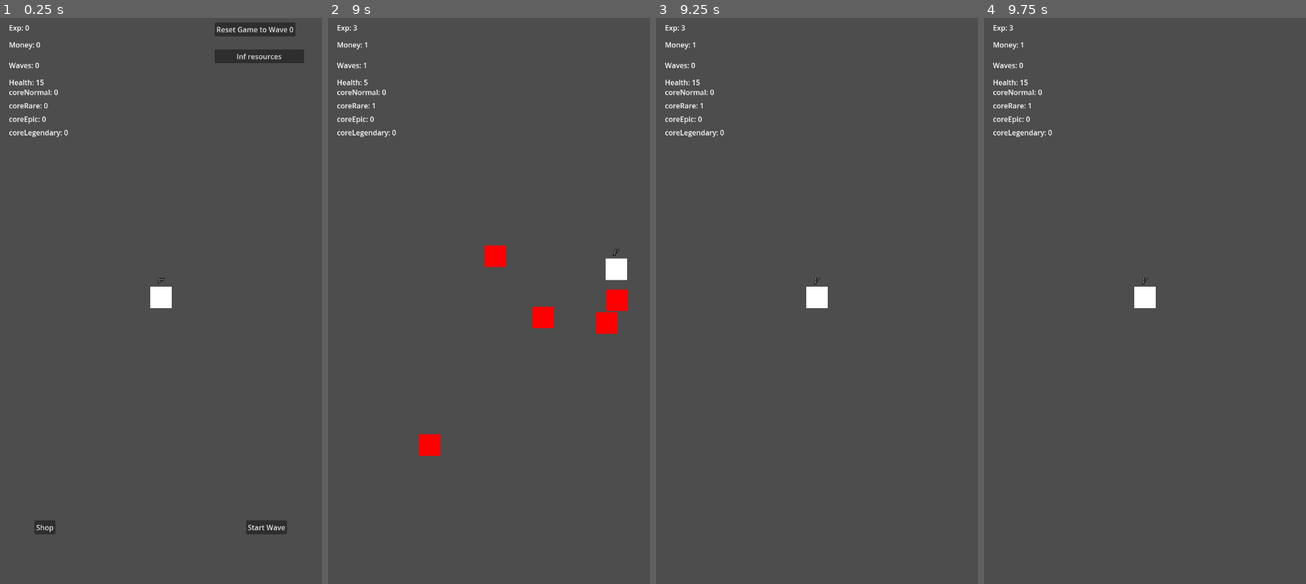
Above: before the commit, frames 1-4 (left to right).
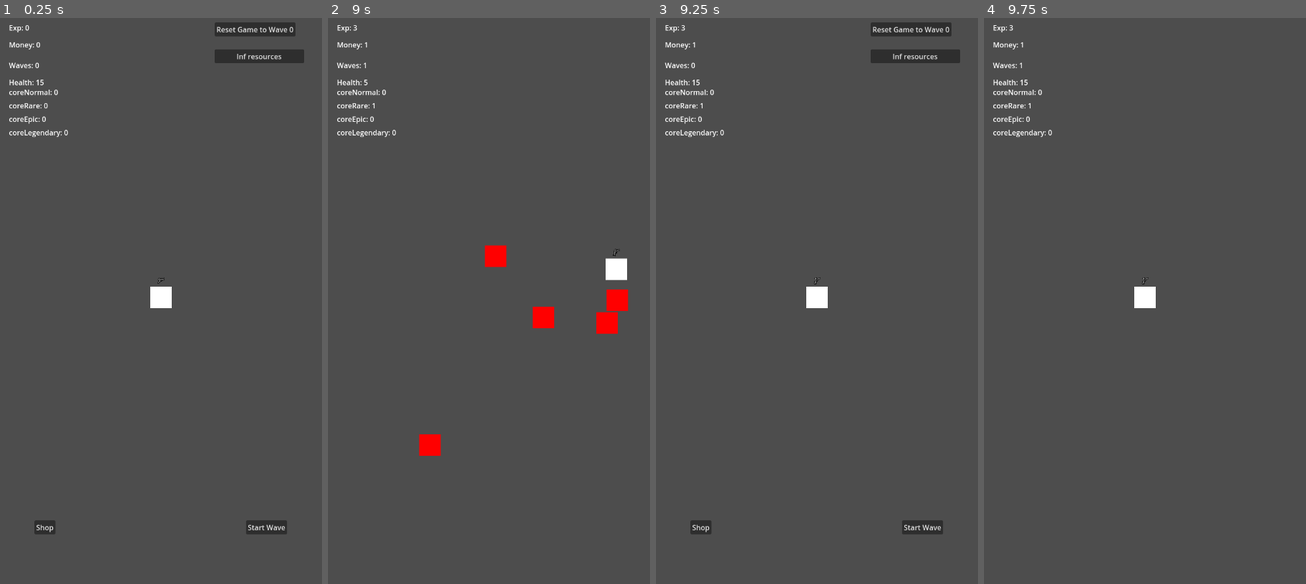
Above: after the commit, the same moments.

Repository: Davideee03/MobileComputing
Game: Godot game, scene res://Scenes/Towns/Town.tscn
Two runs of this game, one before a commit and one after it. Both use one fixed random seed, a clock stepped at 60 frames per second and the inputs below.
Inputs (mouse positions are in pixels of both pictures, inside the frame that each line leads up to):
- Up to frame 1 (0.25 s): no input
- Up to frame 2 (9 s): click "Start Wave" at 0.5 s; tap Enter at 1.25, 2.75 s; move the mouse to (559, 267) at 1.27 s; tap A (a) every 1.5 s from 1.35 to 8.85 s; click (559, 267) at 1.42 s; tap Space at 2, 3.5 s; drag from (424, 323) to (489, 295) at 2.02 s; move the mouse to (521, 170) at 2.77 s; click (521, 170) at 2.92 s; drag from (472, 414) to (495, 295) at 3.52 s; move the mouse to (585, 385) at 4.27 s; click (585, 385) at 4.42 s; drag from (392, 210) to (640, 176) at 5.02 s; move the mouse to (505, 295) at 5.77 s; click (505, 295) at 5.92 s; drag from (440, 153) to (498, 482) at 6.52 s; move the mouse to (559, 267) at 7.27 s; click (559, 267) at 7.42 s; drag from (424, 323) to (418, 170) at 8.02 s; move the mouse to (521, 170) at 8.77 s; click (521, 170) at 8.92 s
- Up to frame 3 (9.25 s): no input
- Up to frame 4 (9.75 s): click (1251, 527) at 9.5 s, where only the run after the commit has a clickable "Start Wave"

Frames 1-2 are identical in both runs. In frame 3, 1.6% of the frame differs, in the area x 10-95%, y 0-92%; in frame 4, less than 0.1%.

Commit message:
Work in Progress on Shotgun Bullet

Diff:
--- a/Scripts/Enemies/Spawners.gd
+++ b/Scripts/Enemies/Spawners.gd
@@ -38,6 +38,7 @@
 func player_won() -> void:
 	#Player didn't win if he's dead
 	if player_is_dead: return
+	ui.change_buttons_visibility()
 	print("Player won!")
 	end_wave()
 
@@ -52,9 +53,6 @@
 
 	#Collect all the remaining cores
 	get_tree().call_group("item", "item_collected")
-
-	#Make the buttons visible again
-	ui.change_buttons_visibility()
 
 	#The computer is on the ground
 	computer.disconnect_from_player()
--- a/Scripts/PlayerWeapons/Bullets/ShotGunBullet.gd
+++ b/Scripts/PlayerWeapons/Bullets/ShotGunBullet.gd
@@ -4,7 +4,8 @@
 var initial_position : Vector2 = global_position #posizione iniziale
 var destroyed = false
 var min_damage : float = 2.0
-var max_distance : float = 500.0
+var max_distance : float = 1000.0
+var max_damage : float = 18.0
 
 #quando il proiettile non colpisce nulla viene comunque distrutto
 func _ready() -> void:
@@ -18,26 +19,17 @@
 	var distance : float = initial_position.distance_to(enemy_position) #distanza dal nemico
 	print("Distanza: ",distance)
 	var damage_to_apply : float = calculate_damage(distance)
+	print(damage_to_apply)
 	enemy.take_damage(damage_to_apply)
 	destroyed = true
 	queue_free()
 
-#permette di far muovere il proiettile
+#Movimento Proiettile
 func _process(delta: float) -> void:
 	global_position += direction * SPEED * delta
 
-# Calcola il danno in base alla distanza
+#Danno Calcolato in base alla distanza
 func calculate_damage(distance: float) -> float:
-	# Se il nemico è più lontano della distanza massima, applica il danno minimo
-	if distance >= max_distance:
-		damage = min_damage
-		print("Danno minimo",damage)
-		return damage
-
-	# Se il nemico è molto vicino, applica il danno massimo
-	if distance <= 200.0:  # Per sicurezza, evitiamo valori negativi
-		print("Danno massimo",damage)
-		return damage
-
-	# Interpolazione lineare tra MAX_DAMAGE e MIN_DAMAGE
-	return lerp(damage, min_damage, distance / max_distance)
+	var clamped_distance = clamp(distance, 0, max_distance)
+	var t = clamped_distance / max_distance
+	return lerp(max_damage, min_damage, t)
